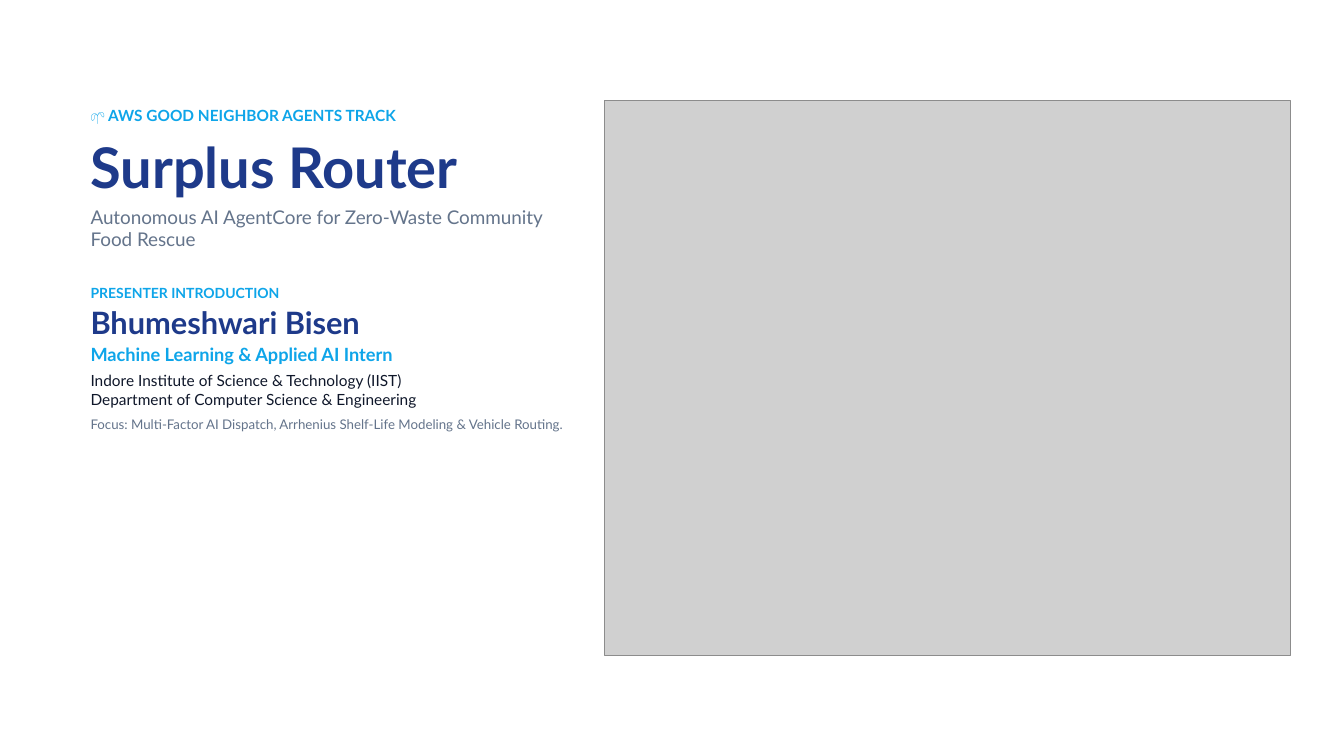
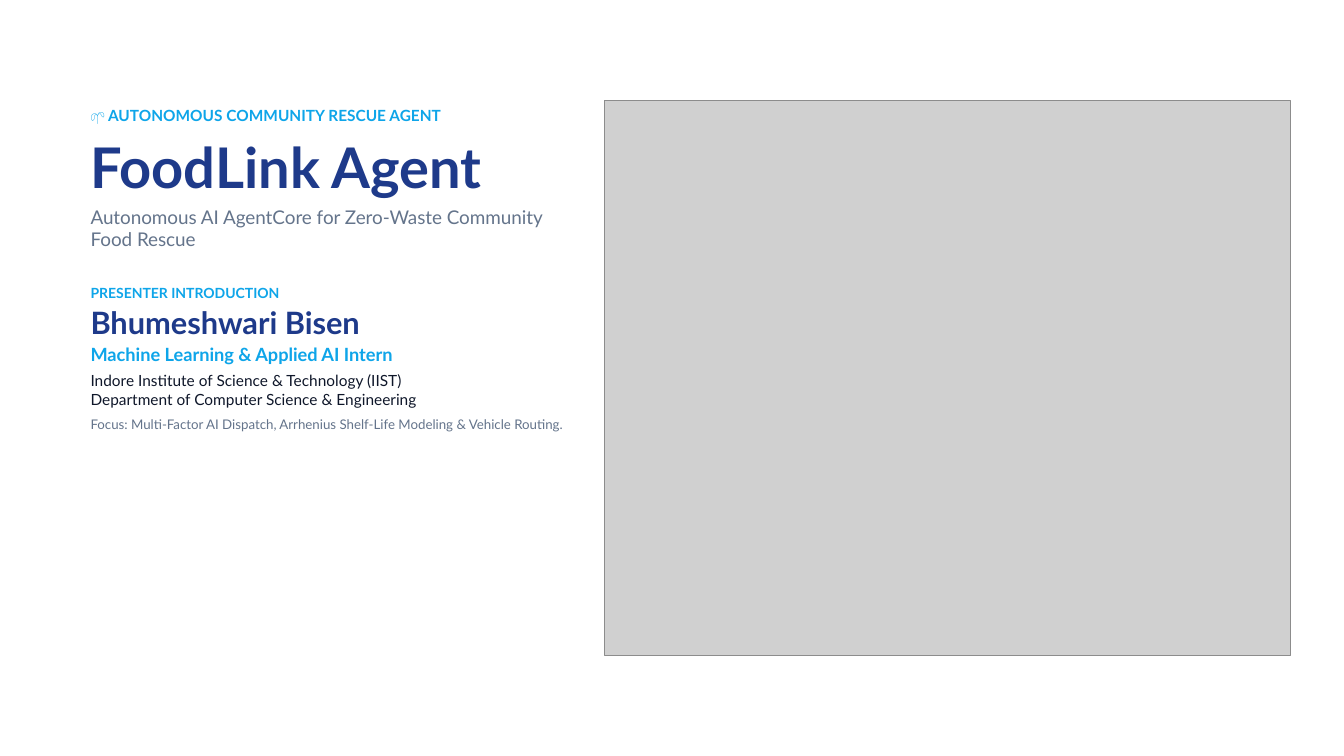
Before and after one commit to bhumibisen12/food-rescue-coordination-agent, a slide deck: slide 1 of Surplus_Router_AI_Solutions_Presentation.pptx. Drawn at 1344x756 pixels with LibreOffice and Linux fonts; fonts in the diff are those of the drawing; grey boxes stand for pictures. Boxes give left, top, right and bottom in pixels: in the first picture for what was removed or moved away, otherwise in the second. Text is boxed around its words. In the diff, an @@ line names an element or a change of style, - is before the commit and + after.

Commit message:
feat: rename project to FoodLink Agent, purge all hackathon references, and update presentation & lean canvas

```diff
--- a/Surplus_Router_AI_Solutions_Presentation.pptx
+++ b/Surplus_Router_AI_Solutions_Presentation.pptx
@@ text at [91, 109, 482, 198]: text changed @@
-🌱 AWS GOOD NEIGHBOR AGENTS TRACK
-Surplus Router
+🌱 AUTONOMOUS COMMUNITY RESCUE AGENT
+FoodLink Agent
```
Also in this commit, not shown: 4 other slides changed, 26 other files.
